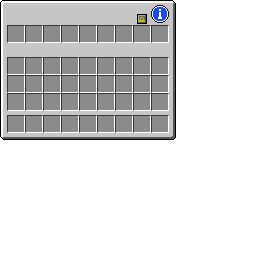
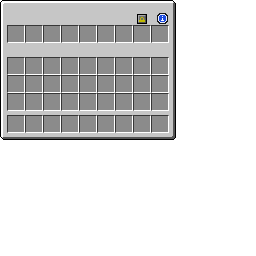
The second (256, 256) image is a revision of the first. Changes to its layers:
painted on "Mockup" over left=157, top=13, right=168, bottom=24
painted on "Icons" over left=151, top=5, right=169, bottom=23
